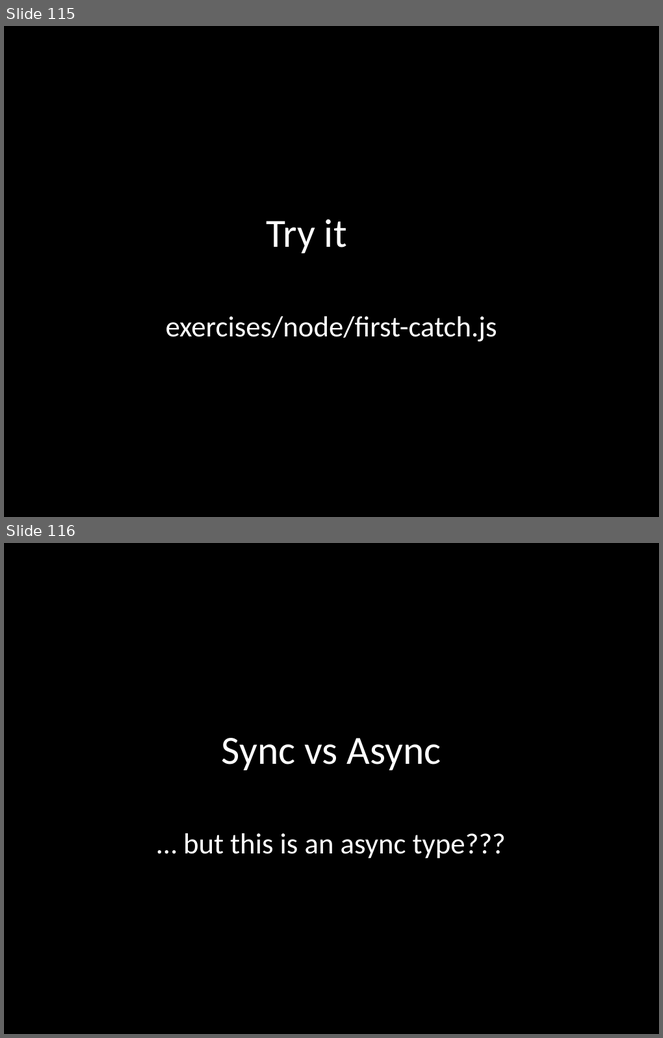
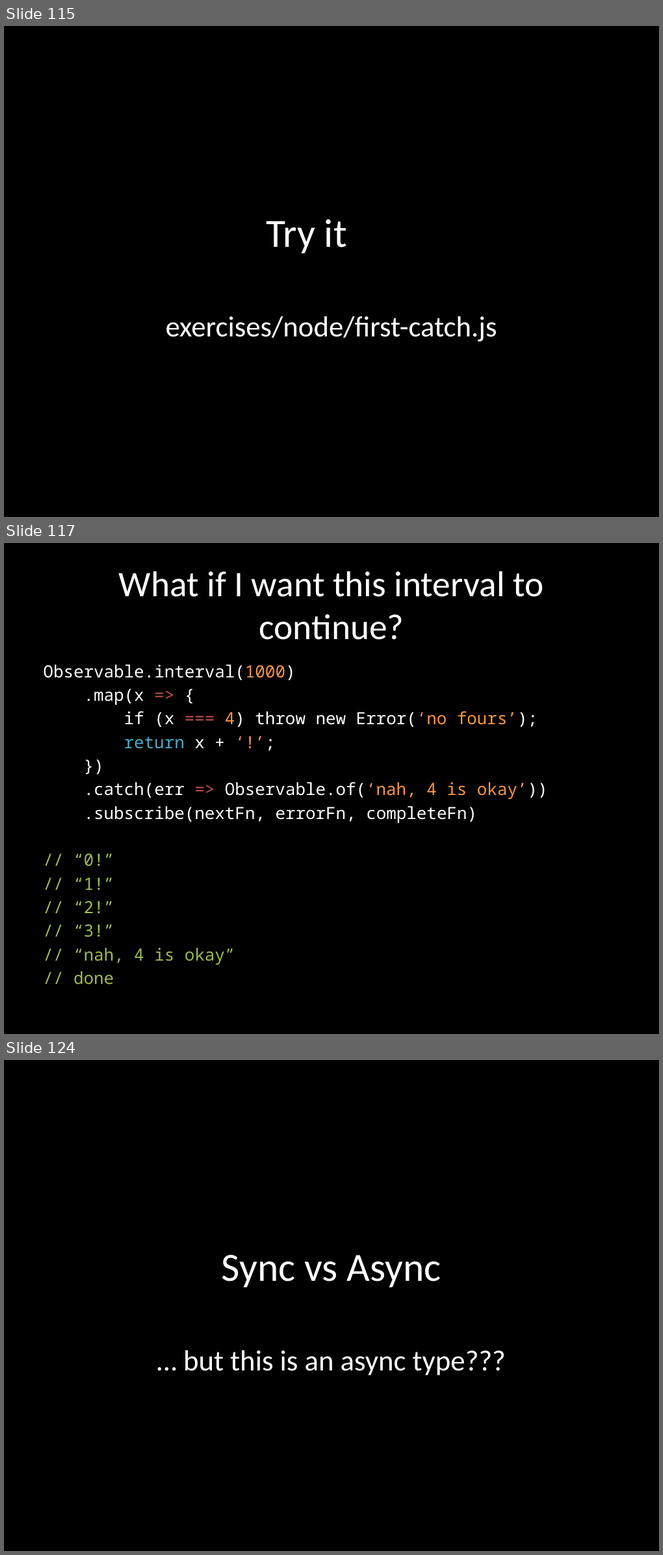
Before and after one commit to benlesh/rxjs-workshop-angular, a slide deck: rxjs-workshop.pptx. Shown one above the other, each under a label of ours: slides 115 and 116 before the commit, slides 115, 117 and 124 after it; the slides between them are not shown. The pictures are 663x1038 and 663x1555 pixels, drawn with LibreOffice and Linux fonts; fonts in the diff are those of the drawing. Boxes give left, top, right and bottom in pixels: in the first picture for what was removed or moved away, otherwise in the second. Text is boxed around its words. In the diff, an @@ line names an element or a change of style, - is before the commit and + after.

```diff
--- a/rxjs-workshop.pptx
+++ b/rxjs-workshop.pptx
@@ slide 117 added at (x1=4, y1=543, x2=659, y2=1034), background #000000 @@
@@ title added at (x1=119, y1=571, x2=544, y2=640), 39.6 pt, text #FFFFFF @@
+What if I want this interval to continue?
@@ text added at (x1=43, y1=665, x2=548, y2=985), 18.5 pt, text #FFFFFF @@
+Observable.interval(1000)
+.map(x => {
+if (x === 4) throw new Error(‘no fours’);
+return x + ‘!’;
+})
+.catch(err => Observable.of(‘nah, 4 is okay’))
+.subscribe(nextFn, errorFn, completeFn)
+// “0!”
+// “1!”
+// “2!”
+// “3!”
+// “nah, 4 is okay”
+// done
@@ what was slide 116 is now slide 124 @@
```
Also in this commit, not shown: 2 slides changed, 7 other slides added, 8 other files.
